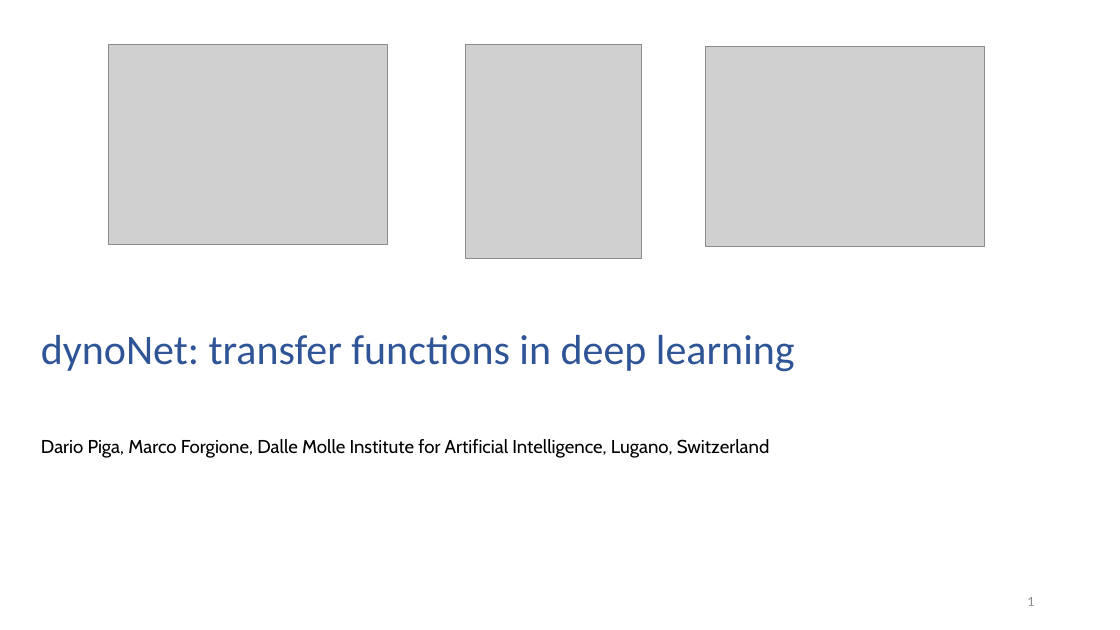
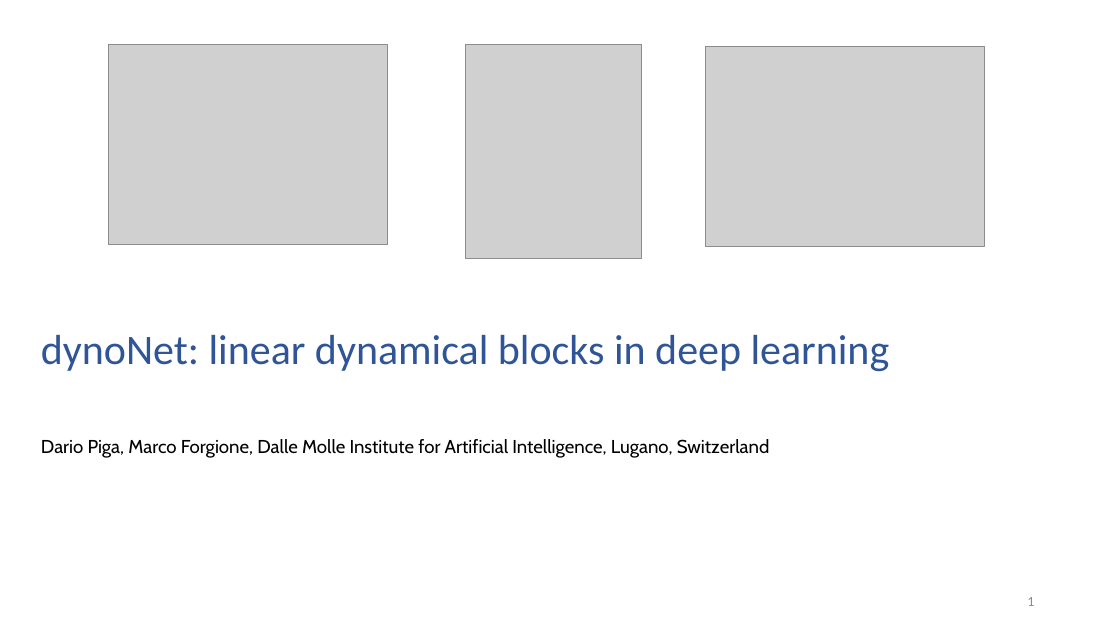
Before and after one commit to PatrykBBB/dl-sysid-eeci2025, a slide deck: slide 1 of lessons/05_dynonet/dynoNet.pptx. Drawn at 1120x630 pixels with LibreOffice and Linux fonts; fonts in the diff are those of the drawing; grey boxes stand for pictures. Boxes give left, top, right and bottom in pixels: in the first picture for what was removed or moved away, otherwise in the second. Text is boxed around its words. In the diff, an @@ line names an element or a change of style, - is before the commit and + after.

```diff
--- a/lessons/05_dynonet/dynoNet.pptx
+++ b/lessons/05_dynonet/dynoNet.pptx
@@ text at [41,335,890,372]: text changed @@
-dynoNet: transfer functions in deep learning
+dynoNet: linear dynamical blocks in deep learning
```
Also in this commit, not shown: 3 other slides changed, 1 other file.
